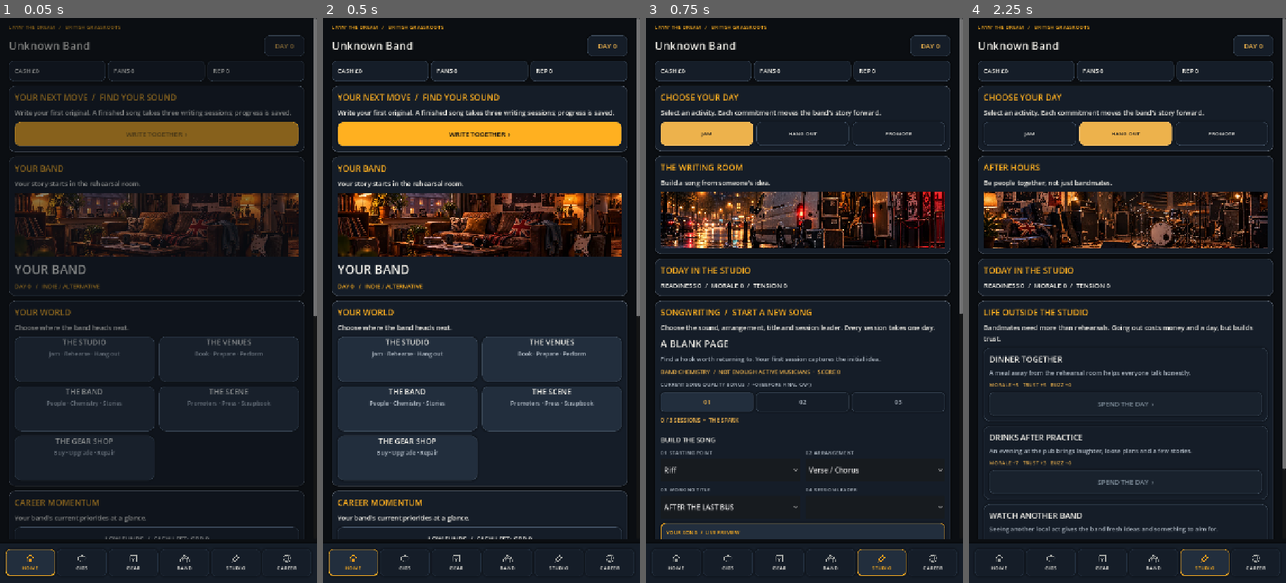
Above: before the commit, frames 1-4 (left to right).
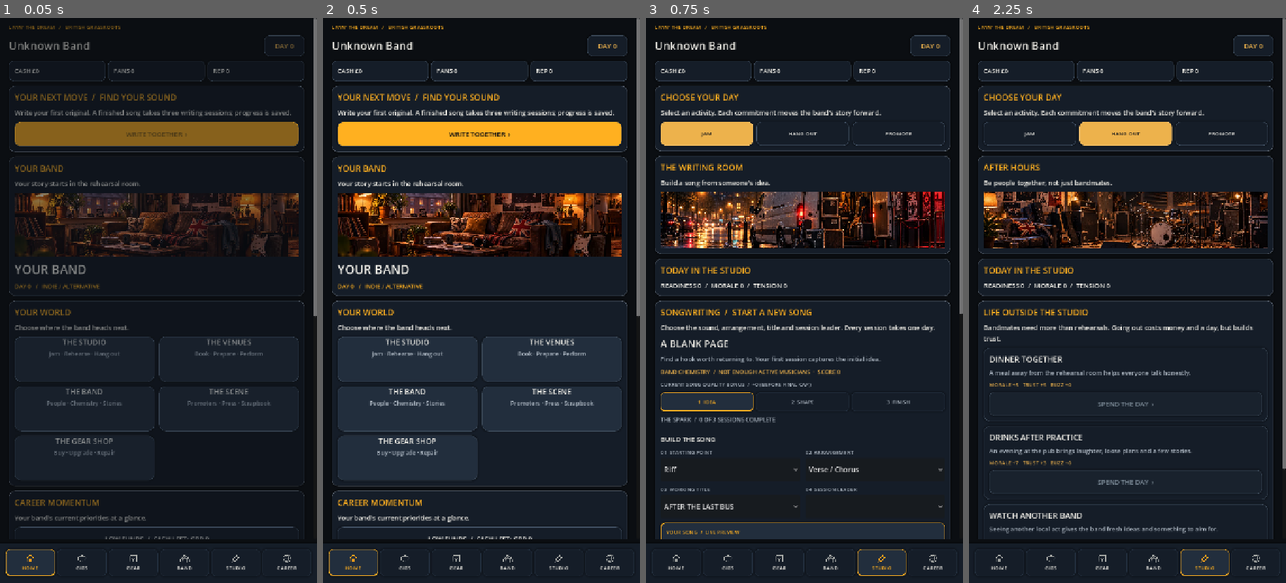
Above: after the commit, the same moments.

Repository: alimuir654-rgb/BandMaster
Game: Godot game, scene res://Scenes/CareerHub.tscn
Two runs of this game, one before a commit and one after it. Both use one fixed random seed, a clock stepped at 60 frames per second and the inputs below. This scene is started directly instead of the project's main scene.
Inputs:
- Up to frame 1 (0.05 s): no input
- Up to frame 2 (0.5 s): no input
- Up to frame 3 (0.75 s): click "WRITE TOGETHER ›" at 0.5 s
- Up to frame 4 (2.25 s): click "JAM" at 1.25 s; click "HANG OUT" at 2 s

Frames 1-2 are identical in both runs. In frame 3, 1.2% of the frame differs, in the area x 4-95%, y 66-92%; in frame 4, nothing differs.

Commit message:
Use narrative three-stage songwriting journey with active-phase emphasis

Diff:
--- a/Scripts/career_hub.gd
+++ b/Scripts/career_hub.gd
@@ -921,14 +921,21 @@
   var stages := HBoxContainer.new()
   stages.add_theme_constant_override("separation",6)
   workshop.add_child(stages)
+  var phase_names := ["IDEA","SHAPE","FINISH"]
+  var completed_sessions := int(studio["completed"])
   for step in range(3):
    var step_panel := PanelContainer.new()
    step_panel.size_flags_horizontal = Control.SIZE_EXPAND_FILL
-   step_panel.add_theme_stylebox_override("panel",UI.style(UI.ALT if step <= int(studio["completed"]) else UI.PANEL,8))
+   var stage_fill: Color = UI.palette(_genre_id())["alt"] if step <= completed_sessions else UI.palette(_genre_id())["panel"]
+   var stage_style := UI.style(stage_fill,8)
+   stage_style.border_color = UI.palette(_genre_id())["accent"] if step == completed_sessions else UI.palette(_genre_id())["alt"]
+   stage_style.border_width_bottom = 3 if step == completed_sessions else 1
+   step_panel.add_theme_stylebox_override("panel",stage_style)
    stages.add_child(step_panel)
-   var marker := _label(step_panel,("%02d" % (step+1)) + ("  ✓" if step < int(studio["completed"]) else ""),13,UI.AMBER if step <= int(studio["completed"]) else UI.MUTED)
+   var stage_name := ("✓  " if step < completed_sessions else "%d  " % (step+1)) + str(phase_names[step])
+   var marker := _label(step_panel,stage_name,12,UI.palette(_genre_id())["accent"] if step <= completed_sessions else UI.MUTED)
    marker.horizontal_alignment = HORIZONTAL_ALIGNMENT_CENTER
-  _label(workshop,"%d / 3 SESSIONS  •  %s" % [int(studio["completed"]),str(studio["stage"])],13,UI.AMBER)
+  _label(workshop,"%s  /  %d OF 3 SESSIONS COMPLETE" % [str(studio["stage"]),completed_sessions],13,UI.MUTED)
   var separator := HSeparator.new()
   workshop.add_child(separator)
   _label(workshop,"BUILD THE SONG",15,UI.WHITE)
